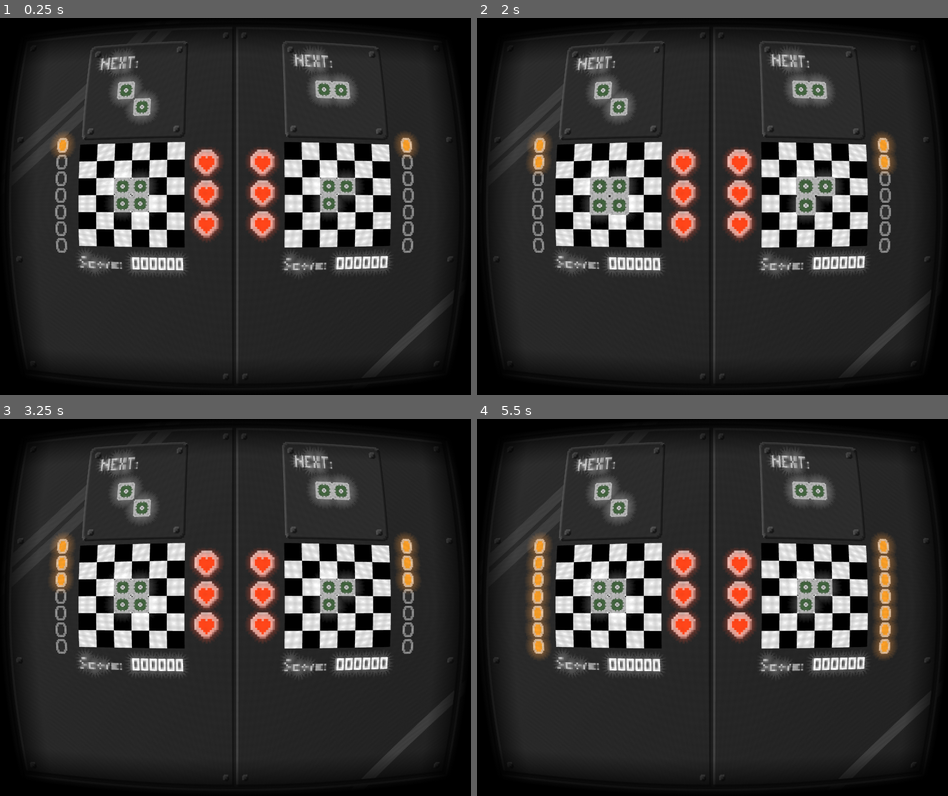
Above: before the commit, frames 1-4 (two rows, left to right).
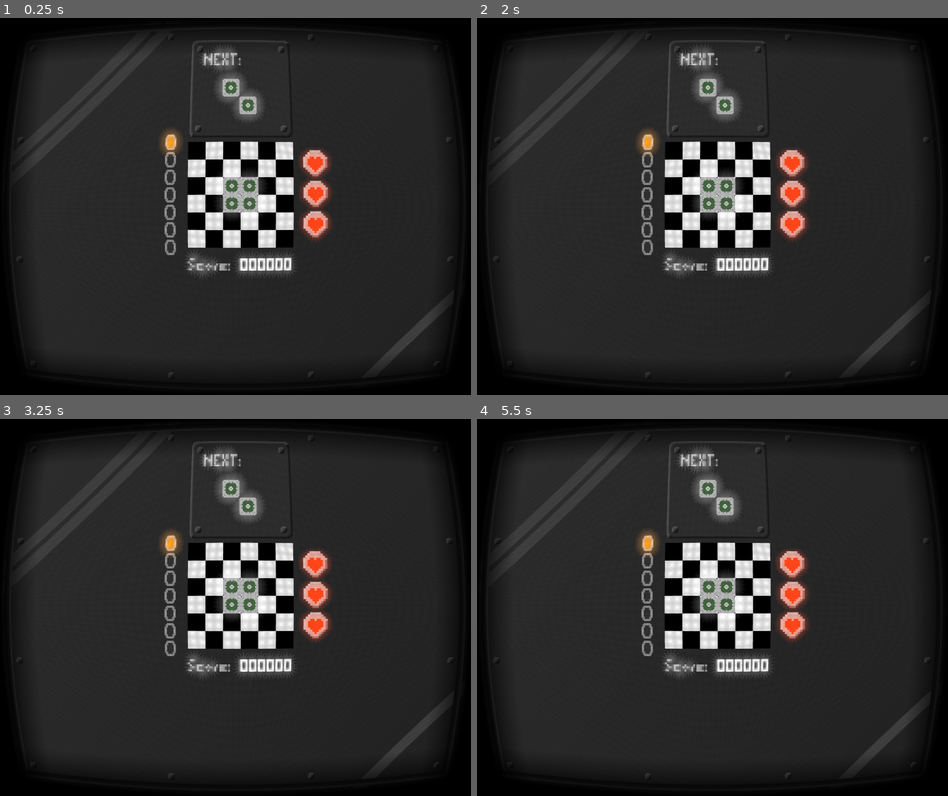
Above: after the commit, the same moments.

Repository: Mathiouza/ArcadeRhythm
Game: Godot game, scene res://Scenes/Application.tscn
The game is run twice, just before and just after one commit, with the same random seed, the same clock (stepped at 60 frames per second) and the same inputs. The project has no main scene, so this scene is started directly. Sound files missing from this copy of the repository are replaced by a short silence.
Inputs:
- Up to frame 1 (0.25 s): no input
- Up to frame 2 (2 s): tap Enter at 0.5 s; tap R (0red1) at 0.6, 1.55 s; tap F (0red2) at 0.8, 1.35 s; tap Space at 1.25 s
- Up to frame 3 (3.25 s): tap R (0red1) at 2.1, 3.05 s; tap F (0red2) at 2.3, 2.85 s; tap Enter at 2.75 s
- Up to frame 4 (5.5 s): tap R (0red1) at 3.6, 4.55, 5.1 s; tap F (0red2) at 3.8, 4.35, 5.3 s; tap Space at 4.25 s

The runs differ from the first frame. In frame 1, 24% of the frame differs, in the area x 11-89%, y 3-96%; in frame 2, 25%; in frame 3, 25%; in frame 4, 26%, in the area x 10-90%, y 3-96%.

Commit message:
music speed augmentation on level up but contains bugs

Diff:
--- a/Scenes/Application.tscn
+++ b/Scenes/Application.tscn
@@ -34,4 +34,3 @@
 color = Color( 0.137255, 0.137255, 0.137255, 1 )
 
 [node name="Game" parent="ViewportContainer/Viewport/Container" instance=ExtResource( 1 )]
-two_players = true
--- a/Scenes/Game.tscn
+++ b/Scenes/Game.tscn
@@ -39,3 +39,6 @@
 visible = false
 position = Vector2( 258, 112 )
 controller = 1
+
+[connection signal="music_level" from="Terrain1" to="." method="_on_Terrain1_music_level"]
+[connection signal="music_level" from="Terrain2" to="." method="_on_Terrain2_music_level"]
--- a/Scripts/Game.gd
+++ b/Scripts/Game.gd
@@ -16,7 +16,8 @@
 	100, 125, 150, 175, 200
 ]
 var audio_position = 0.0
-var time_check = 0
+
+var actual_level = 1
 
 export var two_players = false setget set_two_players
 
@@ -25,20 +26,20 @@
 
 func _process(delta):
 	if !Engine.editor_hint:
-		var prec_speed = speed
+#		var prec_speed = speed
 
-		if Input.is_action_just_pressed("0red1"):
-			speed = min(speed + 1, 4)
+#		if Input.is_action_just_pressed("0red1"):
+#			speed = min(speed + 1, 4)
+#
+#		if Input.is_action_just_pressed("0red2"):
+#			speed = max(speed - 1, 0)
 
-		if Input.is_action_just_pressed("0red2"):
-			speed = max(speed - 1, 0)
-
-		if prec_speed != speed:
-			change_tempo(prec_speed, speed)
+#		if prec_speed != speed:
+#			change_tempo(prec_speed, speed)
 
 		var new_audio_position = audio_players[speed].get_playback_position() + AudioServer.get_time_since_last_mix() - AudioServer.get_output_latency()
 
-		time_check = 1.0 / (bpms[speed] / 60.0)
+		var time_check = 1.0 / (bpms[speed] / 60.0)
 		if (new_audio_position - audio_position) >= time_check:
 			$Terrain1.pulsate()
 			$Terrain2.pulsate()
@@ -62,3 +63,18 @@
 		$Terrain1.position = Vector2(71 if two_players else 170, $Terrain1.position.y)
 
 		$Background.texture = background_two_players_texture if two_players else background_texture
+
+
+
+func _on_Terrain1_music_level(music_level, forced_level):
+	if music_level == actual_level:
+		$Terrain2.set_forced_level(forced_level)
+	actual_level = music_level
+	var prec_speed = speed
+	speed = music_level - 2
+	print(speed)
+	change_tempo(prec_speed, speed)
+
+
+func _on_Terrain2_music_level(music_level, forced_level):
+	pass # Replace with function body.
--- a/Scripts/Terrain.gd
+++ b/Scripts/Terrain.gd
@@ -2,7 +2,7 @@
 extends Node2D
 
 signal gameover
-signal music_level(music_level)
+signal music_level(music_level, forced_level)
 
 var Piece = preload("res://Scenes/Piece.tscn")
 var Square = preload("res://Scenes/Square.tscn")
@@ -49,10 +49,10 @@
 var on_beat = false
 
 var level_thresholds = [
-	2000, 4000, 6000, 8000, 10000, 12000, 14000
+	1000, 2000, 3000, 4000, 5000
 ]
 var level_actions = [
-	"beat", "beat", "beat", "music", "beat", "beat", "beat"
+	"music", "music", "music", "music", "music",
 ]
 var level_colors = [
 	Color("#5de04f"),
@@ -319,6 +319,6 @@
 			music_level += 1
 		i += 1
 
-	emit_signal("music_level", music_level)
+	emit_signal("music_level", music_level, forced_level)
 
 	$LevelsContainer.level = beat_level
